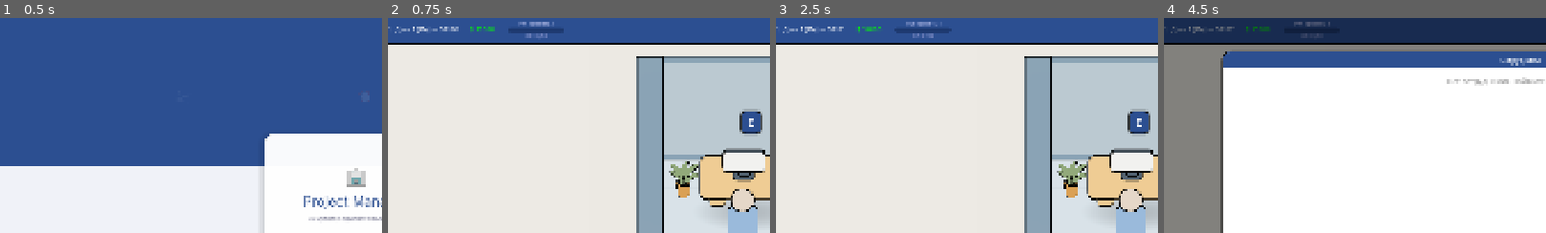
Above: before the commit, frames 1-4 (left to right).
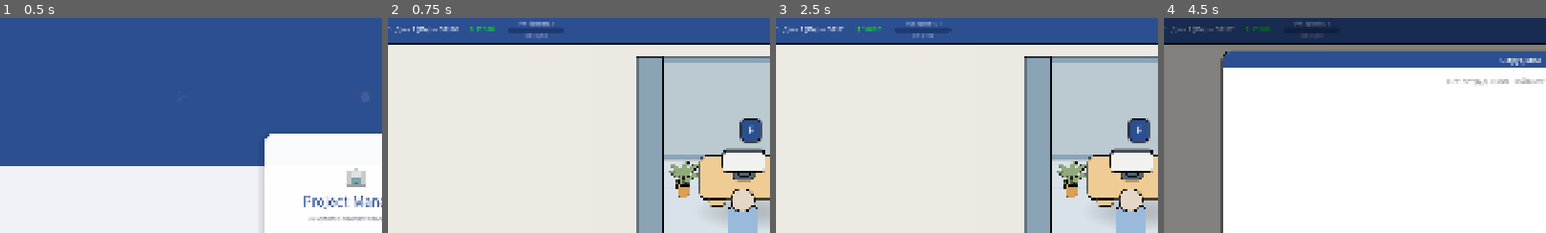
Above: after the commit, the same moments.

Repository: Esca69/project-manager-sim
Game: Godot game, scene res://Scenes/main_menu.tscn
Two runs of this game, one before a commit and one after it. Both use one fixed random seed, a clock stepped at 60 frames per second and the inputs below. Sound files missing from this copy of the repository are replaced by a short silence.
Inputs:
- Up to frame 1 (0.5 s): no input
- Up to frame 2 (0.75 s): click "🆕 Новая игра" at 0.5 s
- Up to frame 3 (2.5 s): click "0х" at 1.25 s; click "1х" at 2 s
- Up to frame 4 (4.5 s): click "2х" at 2.75 s; click "5х" at 3.5 s; click "👥 Сотрудники" at 4.25 s
The pictures show only the part of the screen within x 3-53%, y 1-51%; the shares and areas given below are measured in that part.

Frame 1 is identical in both runs. In frame 2, 0.7% of the frame differs, in the area x 92-98%, y 42-59%; in frame 3, 0.7%; in frame 4, nothing differs.

Commit message:
Prefer office group when hiring; tweak hint offset
Lookup the office node by group("office") when spawning a new employee (more reliable than relying on current_scene), with a fallback to current_scene if no group node is found. Add extra debug prints when spawn_new_employee is missing to help diagnose issues. Also adjust the interact hint vertical offset from -80 to -60 for both Node2D and other targets to improve on-screen positioning.

Diff:
--- a/Scripts/hiring_menu.gd
+++ b/Scripts/hiring_menu.gd
@@ -524,17 +524,18 @@
 
 	print("Нанимаем: ", human_to_hire.employee_name)
 
-	var office = get_tree().current_scene
-
-	if not office.has_method("spawn_new_employee"):
-		var office_manager = get_tree().get_first_node_in_group("office_manager")
-		if office_manager and office_manager.has_method("spawn_new_employee"):
-			office = office_manager
-
-	if office.has_method("spawn_new_employee"):
+		# Ищем офис по группе — надёжнее чем current_scene
+	var office = get_tree().get_first_node_in_group("office")
+
+	if not office:
+		office = get_tree().current_scene
+
+	if office and office.has_method("spawn_new_employee"):
 		office.spawn_new_employee(human_to_hire)
 	else:
 		print("КРИТИЧЕСКАЯ ОШИБКА: Не найден метод spawn_new_employee!")
+		print("  current_scene = ", get_tree().current_scene)
+		print("  office group = ", get_tree().get_first_node_in_group("office"))
 
 	PMData.add_xp(5)
 	print("🎯 PM +5 XP за найм сотрудника")
--- a/Scripts/player.gd
+++ b/Scripts/player.gd
@@ -285,9 +285,9 @@
 
 	var target_world_pos: Vector2
 	if target is Node2D:
-		target_world_pos = target.global_position + Vector2(0, -80)
+		target_world_pos = target.global_position + Vector2(0, -60)
 	else:
-		target_world_pos = target.global_position + Vector2(0, -80)
+		target_world_pos = target.global_position + Vector2(0, -60)
 
 	var screen_pos = _world_to_screen(target_world_pos)
 
